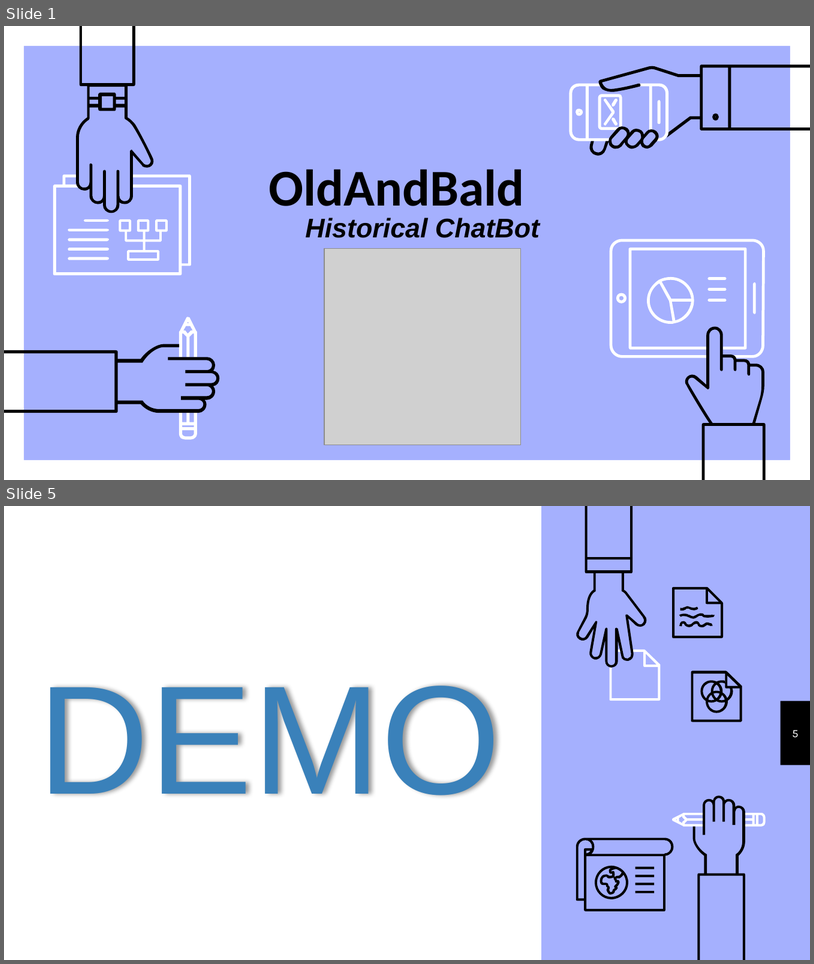
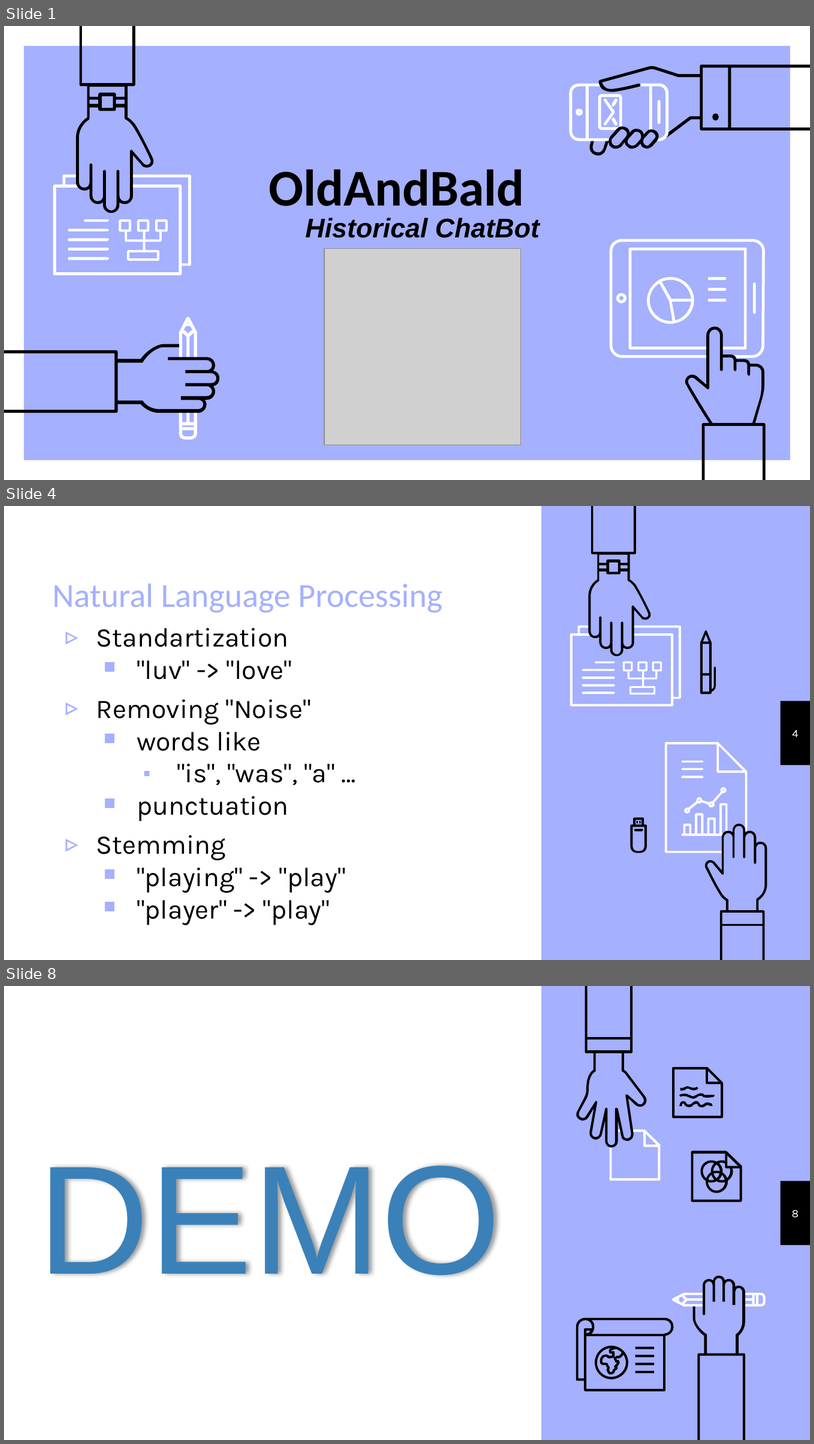
Before and after one commit to VIVelev/2Inter4U, a slide deck: OldAndBald.pptx. Shown one above the other, each under a label of ours: slides 1 and 5 before the commit, slides 1, 4 and 8 after it; the slides between them are not shown. The pictures are 814x964 and 814x1444 pixels, drawn with LibreOffice and Linux fonts; fonts in the diff are those of the drawing; grey boxes stand for pictures. Boxes give left, top, right and bottom in pixels: in the first picture for what was removed or moved away, otherwise in the second. Text is boxed around its words. In the diff, an @@ line names an element or a change of style, - is before the commit and + after.

```diff
--- a/OldAndBald.pptx
+++ b/OldAndBald.pptx
@@ slide 4 added at box(4, 506, 810, 960), background #A5B0FE; not listed: 2 template elements that a slide beside it also shows @@
@@ group added at box(570, 506, 716, 706): 9 freeform shapes @@
@@ title added at box(53, 583, 443, 613), 30 pt, text #A5B0FE @@
+Natural Language Processing
@@ text added at box(96, 628, 346, 925), 24 pt, text #000000 @@
+▹ Standartization
+  ￭ "luv" -> "love"
+▹ Removing "Noise"
+  ￭ words like
+    ⬝ "is", "was", "a" …
+  ￭ punctuation
+▹ Stemming
+  ￭ "playing" -> "play"
+  ￭ "player" -> "play"
@@ page number added at box(792, 730, 798, 737), 10 pt, text #FFFFFF @@
+4
@@ group added at box(630, 742, 768, 960): 11 freeform shapes @@
@@ what was slide 5 is now slide 8 @@
@@ page number at box(792, 1210, 799, 1218): text changed @@
-5
+8
```
Also in this commit, not shown: 3 slides changed, 4 other slides added, 1 slide removed, 59 other files.
